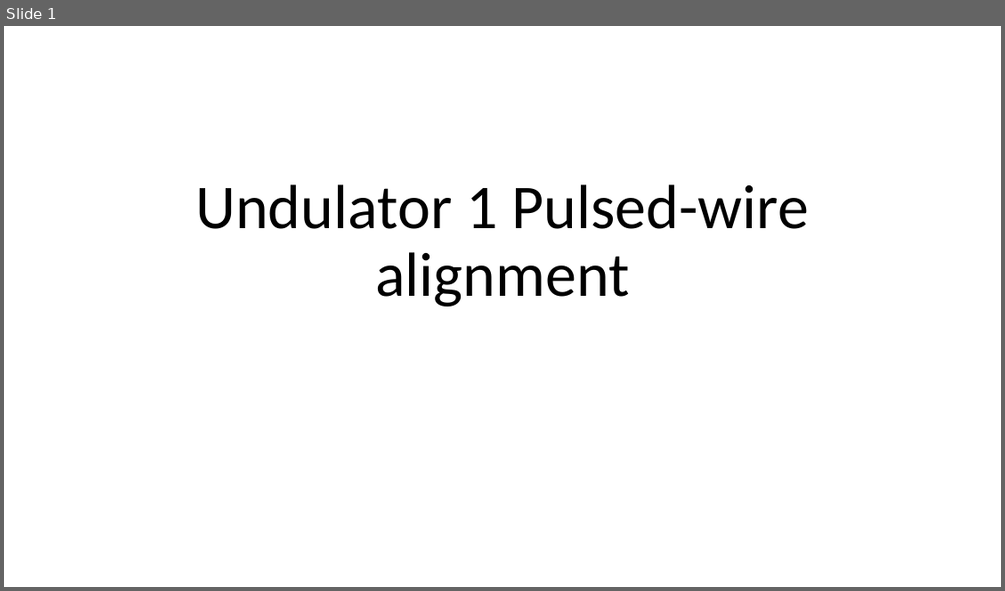
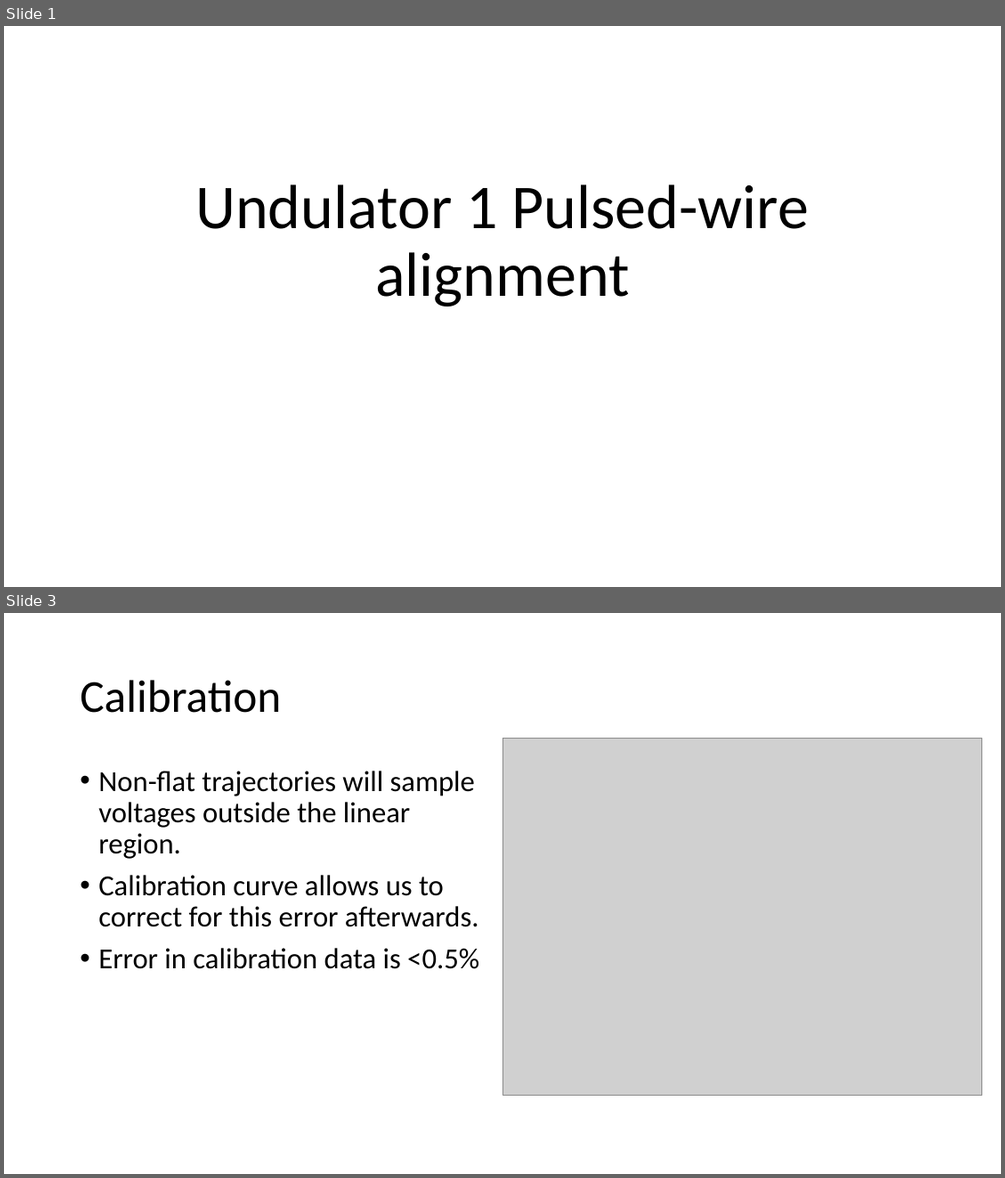
Before and after one commit to afisher000/Pulsed-Wire, a slide deck: Undulator 1 Pulsed-Wire Alignment Dec. 2022.pptx. Shown one above the other, each under a label of ours: slide 1 before the commit, slides 1 and 3 after it; the slides between them are not shown. The pictures are 1005x591 and 1005x1178 pixels, drawn with LibreOffice and Linux fonts; fonts in the diff are those of the drawing; grey boxes stand for pictures. Boxes give left, top, right and bottom in pixels: in the first picture for what was removed or moved away, otherwise in the second. Text is boxed around its words. In the diff, an @@ line names an element or a change of style, - is before the commit and + after.

```diff
--- a/Undulator 1 Pulsed-Wire Alignment Dec. 2022.pptx
+++ b/Undulator 1 Pulsed-Wire Alignment Dec. 2022.pptx
@@ slide 3 added at box(4, 613, 1001, 1174), background #FFFFFF @@
@@ title added at box(80, 680, 281, 713), 44 pt, text #000000 @@
+Calibration
@@ picture added at box(502, 738, 982, 1094) @@
@@ text added at box(98, 771, 479, 969), 28 pt, text #000000 @@
+• Non-flat trajectories will sample voltages outside the linear region.
+• Calibration curve allows us to correct for this error afterwards.
+• Error in calibration data is <0.5%
```
Also in this commit, not shown: 1 slide changed, 4 other slides added, 1 slide removed, 3 other files.
